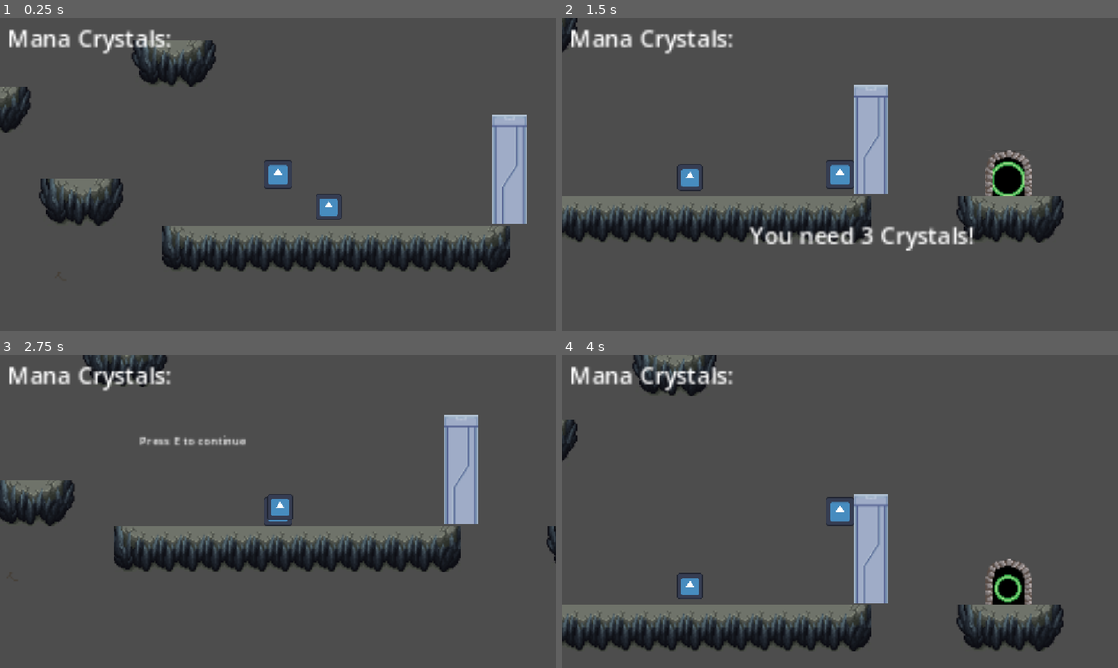
Above: before the commit, frames 1-4 (two rows, left to right).
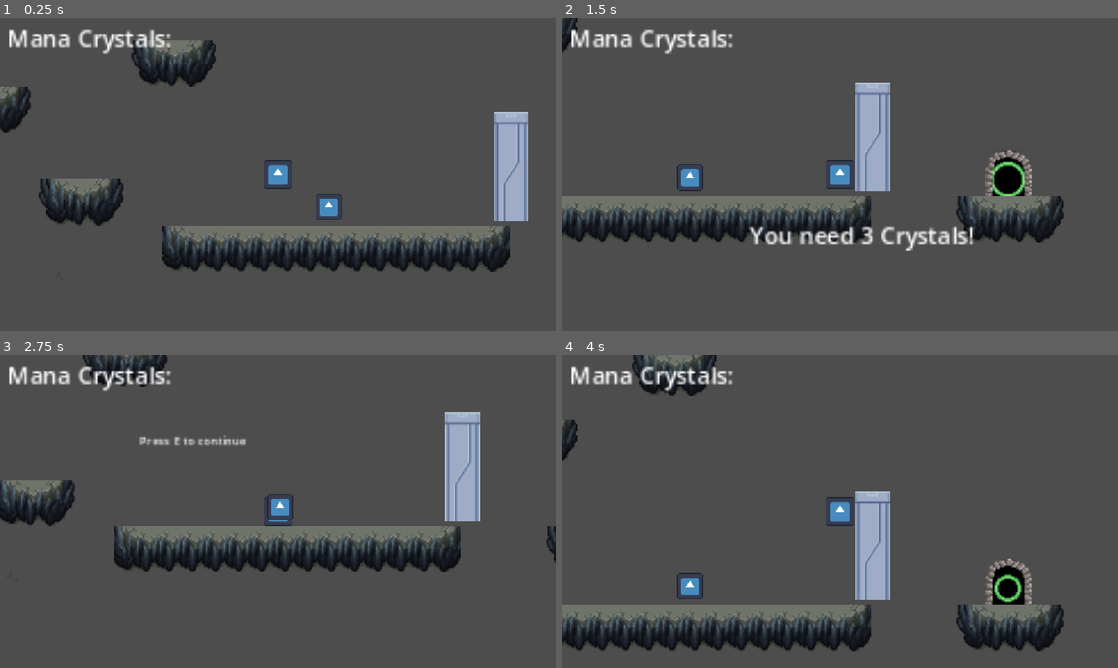
Above: after the commit, the same moments.

Repository: multii-RC/P3_Real_Puzzle
Game: Godot game, scene res://Scenes/world.tscn
The game is run twice, just before and just after one commit, with the same random seed, the same clock (stepped at 60 frames per second) and the same inputs. The engine's default icon, where the game draws it, is replaced by a stand-in: a white triangle on a blue panel in a dark square.
Inputs:
- Up to frame 1 (0.25 s): no input
- Up to frame 2 (1.5 s): hold Right (right) from 0.53 s (still down); tap E (Interact) at 0.6, 1.35 s; tap Up (jump) at 0.77 s
- Up to frame 3 (2.75 s): tap Up (jump) at 1.52 s; release Right (right) at 2.03 s; hold Left (left) from 2.03 s (still down); tap E (Interact) at 2.1 s
- Up to frame 4 (4 s): tap E (Interact) at 2.75, 2.85, 3.6 s; release Left (left) at 2.78 s; hold Right (right) from 2.78 s (still down); tap Up (jump) at 3.02, 3.77 s

The runs differ from the first frame. In frame 1, 0.8% of the frame differs, in the area x 88-95%, y 30-66%; in frame 2, 1.0%; in frame 3, 0.9%; in frame 4, 1.0%, in the area x 52-59%, y 43-80%.

Commit message:
Game working for now

Diff:
--- a/p-3-real-puzzle/Code/character_body_2d.gd
+++ b/p-3-real-puzzle/Code/character_body_2d.gd
@@ -20,7 +20,7 @@
 	var direction := Input.get_axis("left", "right")
 	if direction:
 		velocity.x = direction * SPEED
-		print(SPEED)
+
 	else:
 		velocity.x = move_toward(velocity.x, 0, SPEED)
 
--- a/p-3-real-puzzle/Scenes/Level2.tscn
+++ b/p-3-real-puzzle/Scenes/Level2.tscn
@@ -1206,7 +1206,7 @@
 tile_set = SubResource("TileSet_70df5")
 
 [node name="Door" parent="." unique_id=531658417 instance=ExtResource("3_jriq2")]
-position = Vector2(153, 6)
+position = Vector2(153, 10)
 doorCost = 3
 
 [node name="ManaCrystal" parent="." unique_id=521529511 instance=ExtResource("4_ehjmi")]
@@ -1215,7 +1215,7 @@
 
 [node name="Dialog" parent="." unique_id=389799286 instance=ExtResource("5_70df5")]
 position = Vector2(35, 51)
-dialog = Array[String](["Welcome to the world of death and destruction.", "You will need to collect Mana Crystals to do various things here.", "The first of which will be opening this door here.", "Go find TWO Mana Crystals and come back here to move on.", "I've heard that they can be found in high places in this area.", "Or stuck to the bottom of platforms."])
+dialog = Array[String](["Good job on the first level!", "Now we will learn about contracts!", "Go out and find them. They are hidden throughout this world.", "Prepare by collecting more crystals."])
 
 [node name="Reset" parent="." unique_id=1078819752 instance=ExtResource("6_ejprb")]
 
--- a/p-3-real-puzzle/Scenes/door.tscn
+++ b/p-3-real-puzzle/Scenes/door.tscn
@@ -6,7 +6,7 @@
 [sub_resource type="RectangleShape2D" id="RectangleShape2D_8rlfv"]
 
 [sub_resource type="RectangleShape2D" id="RectangleShape2D_aqk2v"]
-size = Vector2(10.75, 114.5)
+size = Vector2(10.75, 419.25)
 
 [node name="TriggerZone" type="Area2D" unique_id=531658417]
 collision_layer = 8
@@ -27,10 +27,11 @@
 collision_mask = 2
 
 [node name="CollisionShape2D" type="CollisionShape2D" parent="Door" unique_id=1407084845]
+position = Vector2(0, -152.375)
 shape = SubResource("RectangleShape2D_aqk2v")
 
 [node name="Sprite2D" type="Sprite2D" parent="Door/CollisionShape2D" unique_id=2012723194]
-position = Vector2(7, 19)
+position = Vector2(8, 169.375)
 scale = Vector2(0.75, 1.171875)
 texture = ExtResource("1_p0e35")
 
